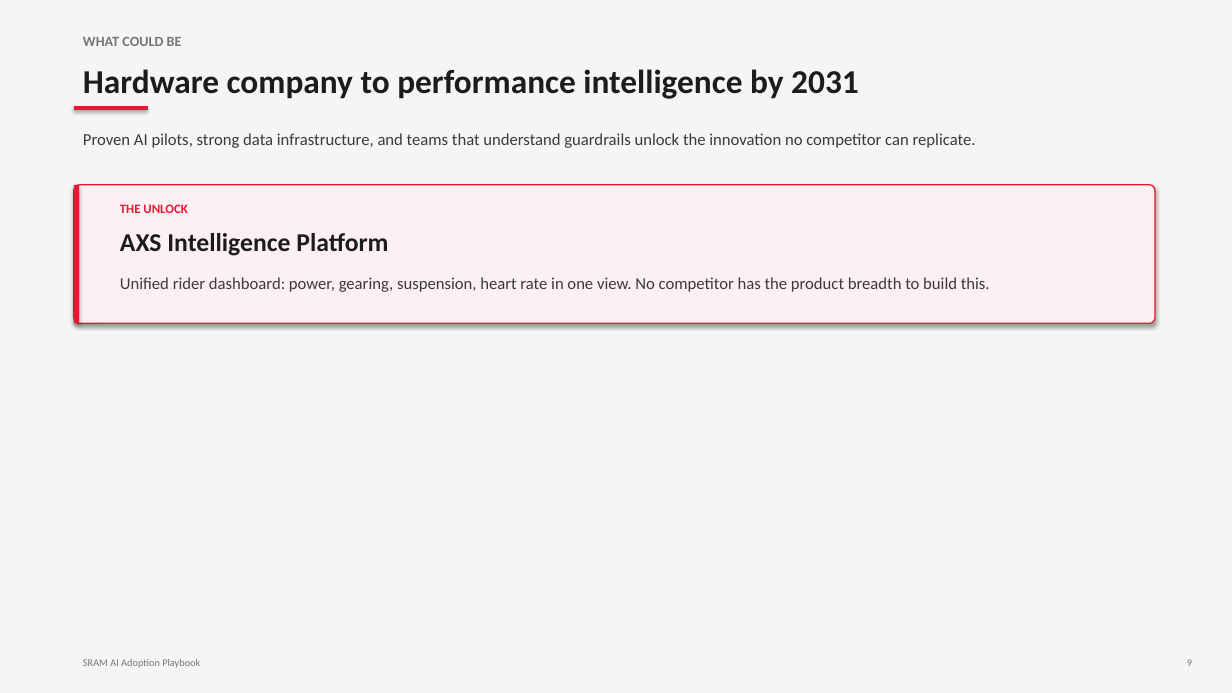
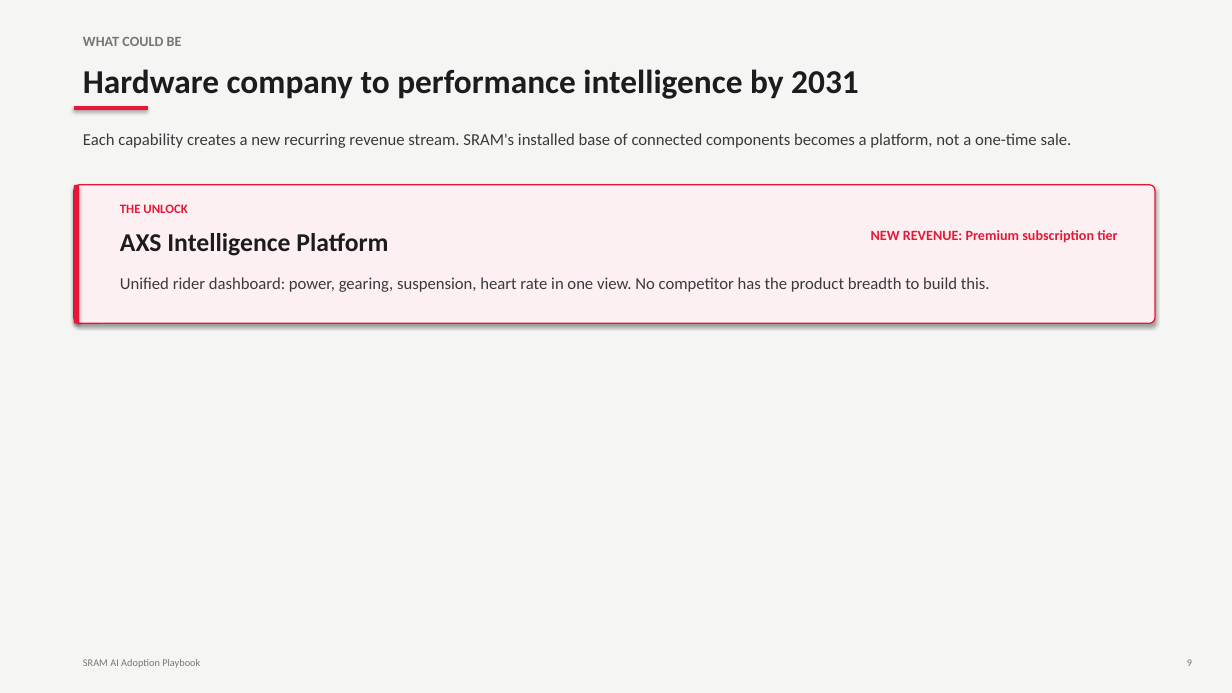
Before and after one commit to donovan-palmer/sram-ai-playbook, a slide deck: slide 21 of deliverables/SRAM_AI_Adoption_Playbook.pptx. Drawn at 1232x693 pixels with LibreOffice and Linux fonts; fonts in the diff are those of the drawing. Boxes give left, top, right and bottom in pixels: in the first picture for what was removed or moved away, otherwise in the second. Text is boxed around its words. In the diff, an @@ line names an element or a change of style, - is before the commit and + after.

Commit message:
Add enablers slide, revenue streams to vision, fix brand count
Three rubric-driven improvements:

1. Add organizational enablers slide (talent, data, leadership)
   covering what each phase requires. Includes Hartsell's 60-70%
   readiness quote and the open question about C-suite sponsorship.

2. Add revenue stream labels to each 2031 vision card (subscription
   tiers, monitoring fees, dealer analytics licensing). Subtitle now
   frames installed base as a recurring revenue platform.

3. Fix BRANDS metric from 7 to 6 on the ecosystem slide to match
   the intro slide brand count.

```diff
--- a/deliverables/SRAM_AI_Adoption_Playbook.pptx
+++ b/deliverables/SRAM_AI_Adoption_Playbook.pptx
@@ text at bbox=[83, 133, 1072, 148]: text changed @@
-Proven AI pilots, strong data infrastructure, and teams that understand guardrails unlock the innovation no competitor can replicate.
+Each capability creates a new recurring revenue stream. SRAM's installed base of connected components becomes a platform, not a one-time sale.
@@ text added at bbox=[871, 230, 1117, 243], 11 pt, text #E51937, bold @@
+NEW REVENUE: Premium subscription tier
```
Also in this commit, not shown: 3 other slides changed, 1 slide added, 1 other file.
